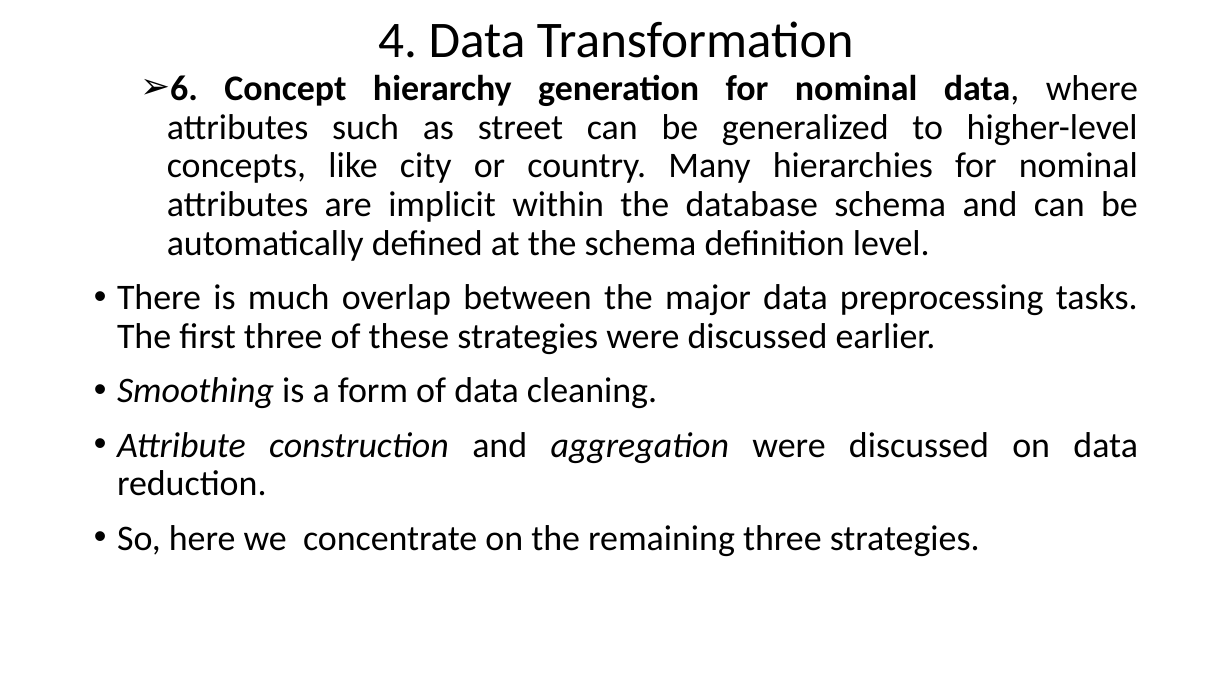
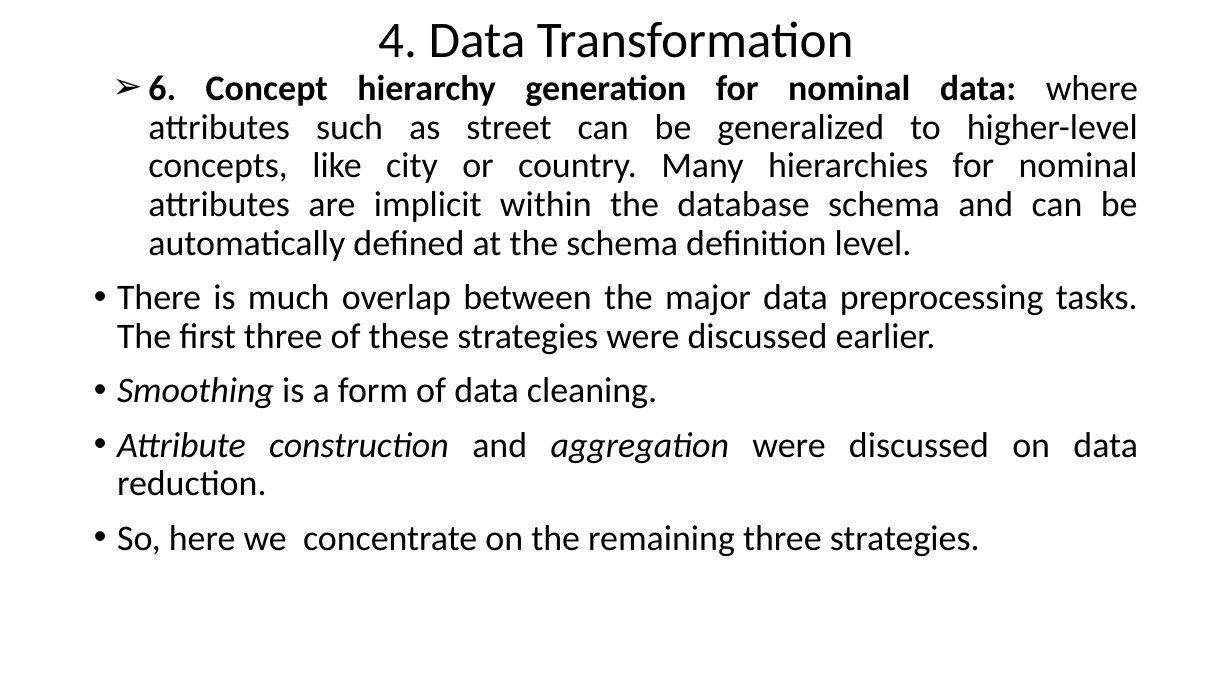
Before and after one commit to Gaurav-88074/MCA, a slide deck: slide 86 of SEM1/DATA MINING/3. Data Preprocessing (1).pptx (slide 87 before the commit). Drawn at 1232x693 pixels with LibreOffice and Linux fonts; fonts in the diff are those of the drawing. Boxes give left, top, right and bottom in pixels: in the first picture for what was removed or moved away, otherwise in the second. Text is boxed around its words. In the diff, an @@ line names an element or a change of style, - is before the commit and + after.

```diff
--- a/SEM1/DATA MINING/3. Data Preprocessing (1).pptx
+++ b/SEM1/DATA MINING/3. Data Preprocessing (1).pptx
@@ text at bbox=[148, 74, 1138, 261]: text changed @@
-    ➢ 6. Concept hierarchy generation for nominal data, where attributes such as street can be generalized to higher-level concepts, like city or country. Many hierarchies for nominal attributes are implicit within the database schema and can be automatically defined at the schema definition level.
+    ➢ 6. Concept hierarchy generation for nominal data: where attributes such as street can be generalized to higher-level concepts, like city or country. Many hierarchies for nominal attributes are implicit within the database schema and can be automatically defined at the schema definition level.
```
Also in this commit, not shown: 19 other slides changed, 1 slide added, 1 slide removed, 18 other files.
